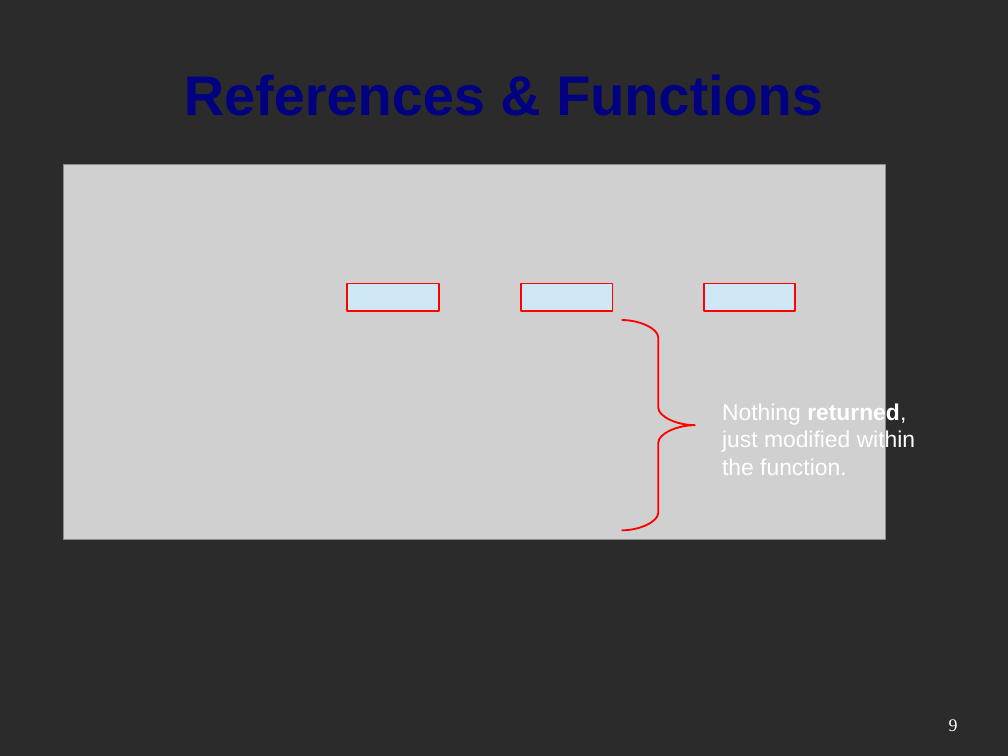
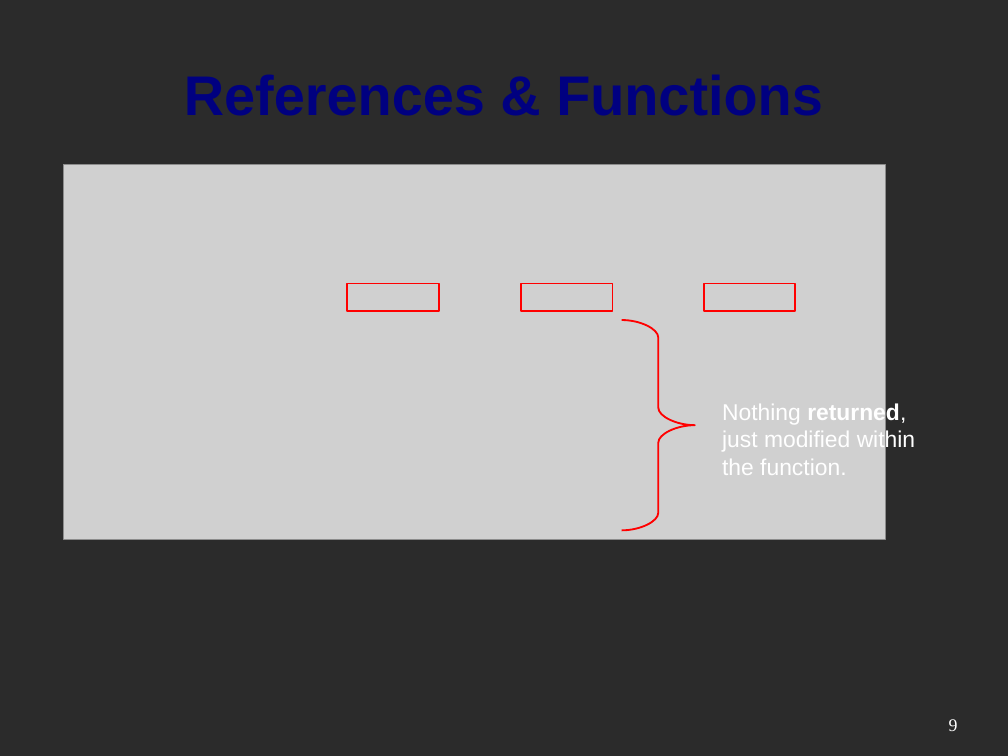
Before and after one commit to mactwist555/CPP-Course, a slide deck: slide 9 of Week 03/2 References Review.odp. Drawn at 1008x756 pixels with LibreOffice and Linux fonts; fonts in the diff are those of the drawing; grey boxes stand for pictures; background and template pictures are left out; a plain dark background stands for a picture behind light text. Boxes give left, top, right and bottom in pixels: in the first picture for what was removed or moved away, otherwise in the second. Text is boxed around its words. In the diff, an @@ line names an element or a change of style, - is before the commit and + after.

Commit message:
References update

```diff
--- a/Week 03/2 References Review.odp
+++ b/Week 03/2 References Review.odp
@@ fill #CFE7F5 to none in 3 elements at <box>348,284,439,311</box>, <box>521,284,613,311</box>, <box>704,284,796,311</box> @@
```
